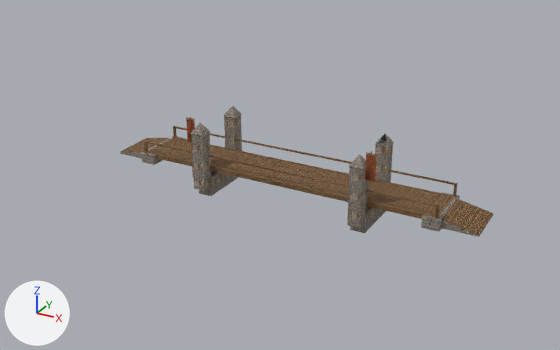
What one commit did to the glTF model godot/project/assets/forest_rescue/landmarks/lf_env_bridge27m_LOD2.glb.
Both versions are drawn from a 50 mm lens placed at (28.2, -53.1, 27.2), pointed at (1.1, -3.8, 2.5). Lighting does not change. The marker at lower left points along +X, +Y and +Z. The picture after the commit comes second. Where no turn or scale is listed for an object, it has been applied to the vertices. Vertices at exactly the same position are counted once.

Names of what the first picture shows: 'lf_env_bridge27m_LOD2'.
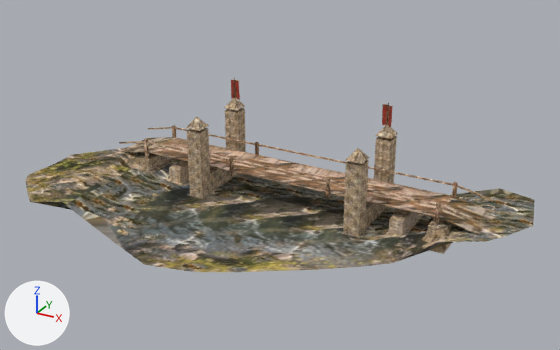
Pixel boxes [x1, y1, x2, y2] of what changed, in the pictures (560 x 350 px):
'lf_env_bridge27m_base_LOD2', added: after [26, 147, 535, 272]
'lf_env_bridge27m_LOD2', reshaped (34% taller): before [120, 106, 493, 237]; after [119, 78, 493, 254]
part 1 of me_lf_env_bridge27m_lod2, rebuilt: before [199, 171, 238, 196]; after [210, 167, 238, 192]
part 2 of me_lf_env_bridge27m_lod2, rebuilt: before [350, 207, 386, 233]; after [365, 202, 386, 229]
part 3 of me_lf_env_bridge27m_lod2, rebuilt (19% wider, 18% taller): before [191, 132, 211, 191]; after [187, 128, 211, 198]
part 4 of me_lf_env_bridge27m_lod2, rebuilt: before [224, 115, 242, 151]; after [225, 108, 246, 174]
part 5 of me_lf_env_bridge27m_lod2, rebuilt (23% wider, 26% taller): before [347, 167, 368, 228]; after [343, 160, 369, 237]
part 6 of me_lf_env_bridge27m_lod2, rebuilt: before [375, 140, 393, 182]; after [374, 136, 397, 208]
part 7 of me_lf_env_bridge27m_lod2, rebuilt: before [146, 141, 437, 206]; after [147, 141, 436, 206]
part 8 of me_lf_env_bridge27m_lod2, rebuilt: before [175, 126, 454, 185]; after [175, 127, 453, 186]
part 9 of me_lf_env_bridge27m_lod2, rebuilt (not visible before): after [148, 137, 453, 217]
part 10 of me_lf_env_bridge27m_lod2, deleted: before [186, 106, 394, 218]
part 11 of me_lf_env_bridge27m_lod2, built on: before [120, 126, 493, 237]; after [119, 78, 493, 254]

What changed in the scene script:
```text
Change me_lf_env_bridge27m_lod2:
    remove me_lf_env_bridge27m_lod2.from_pydata(...)  # 296 vertices, 392 faces; spans x -16.7..16.7, y -3.2..3.2, z -1.7..5.5
    remove me_lf_env_bridge27m_lod2.materials.append(mat_lm_stone)
    remove me_lf_env_bridge27m_lod2.materials.append(mat_lm_wood)
    remove me_lf_env_bridge27m_lod2.materials.append(mat_lm_misc)
    add me_lf_env_bridge27m_lod2.from_pydata(...)  # 280 vertices, 322 faces; spans x -16.7..16.7, y -3.7..3.7, z -1.8..7.6
    me_lf_env_bridge27m_lod2 part 1: the loose piece of 8 vertices spanning x -7.9..-6.6, y -2.3..2.3, z -1.7..0.1 is rebuilt with 8 vertices and now spans x -7.8..-6.7, y -2.3..2.3, z -1.8..0.4, in mat_lf_env_bridge27m_lod2_stone (picture img_lf_env_bridge27m_lod2_c)
    me_lf_env_bridge27m_lod2 part 2: the loose piece of 8 vertices spanning x 6.6..7.9, y -2.3..2.3, z -1.6..0.1 is rebuilt with 8 vertices and now spans x 6.7..7.8, y -2.3..2.3, z -1.8..0.4, in mat_lf_env_bridge27m_lod2_stone (picture img_lf_env_bridge27m_lod2_c)
    me_lf_env_bridge27m_lod2 part 3: the loose piece of 8 vertices spanning x -7.8..-6.7, y -3.1..-2.0, z -0.9..4.2 is rebuilt with 8 vertices and now spans x -7.9..-6.6, y -3.6..-2.3, z -1.8..4.6, in mat_lf_env_bridge27m_lod2_stone (picture img_lf_env_bridge27m_lod2_c)
    me_lf_env_bridge27m_lod2 part 4: the loose piece of 8 vertices spanning x -7.8..-6.7, y 2.0..3.1, z -0.9..4.2 is rebuilt with 8 vertices and now spans x -7.9..-6.6, y 2.3..3.6, z -1.8..4.6, in mat_lf_env_bridge27m_lod2_stone (picture img_lf_env_bridge27m_lod2_c)
    me_lf_env_bridge27m_lod2 part 5: the loose piece of 8 vertices spanning x 6.7..7.8, y -3.1..-2.0, z -0.8..4.2 is rebuilt with 8 vertices and now spans x 6.6..7.9, y -3.6..-2.3, z -1.8..4.6, in mat_lf_env_bridge27m_lod2_stone (picture img_lf_env_bridge27m_lod2_c)
    me_lf_env_bridge27m_lod2 part 6: the loose piece of 8 vertices spanning x 6.7..7.8, y 2.0..3.1, z -0.8..4.2 is rebuilt with 8 vertices and now spans x 6.6..7.9, y 2.3..3.6, z -1.8..4.6, in mat_lf_env_bridge27m_lod2_stone (picture img_lf_env_bridge27m_lod2_c)
    me_lf_env_bridge27m_lod2 part 7: the loose piece of 8 vertices spanning x -13.6..13.6, y -2.3..-2.1, z 2.0..2.1 is rebuilt with 8 vertices and now spans x -13.5..13.5, y -2.2..-2.0, z 2.0..2.1, in mat_lf_env_bridge27m_lod2_wood (picture img_lf_env_bridge27m_lod2_c)
    me_lf_env_bridge27m_lod2 part 8: the loose piece of 8 vertices spanning x -13.6..13.6, y 2.1..2.3, z 2.0..2.1 is rebuilt with 8 vertices and now spans x -13.5..13.5, y 2.0..2.2, z 2.0..2.1, in mat_lf_env_bridge27m_lod2_wood (picture img_lf_env_bridge27m_lod2_c)
    me_lf_env_bridge27m_lod2 part 9: the loose piece of 8 vertices spanning x -13.5..13.5, y -1.6..-1.4, z 0.7..1.0 is rebuilt with 8 vertices and now spans x -13.5..13.5, y -2.1..2.1, z 1.0..1.1, in mat_lf_env_bridge27m_lod2_wood (picture img_lf_env_bridge27m_lod2_c)
    me_lf_env_bridge27m_lod2 part 10: 18 loose pieces with 122 vertices, spanning x -8.6..8.6, y -3.2..3.2, z -0.1..5.5, are deleted
    me_lf_env_bridge27m_lod2 part 11: 84 vertices removed from x -16.7..16.7, y -2.5..2.5, z 0.1..2.2; 190 vertices added at x -16.6..16.7, y -3.7..3.7, z -1.8..7.6
    add me_lf_env_bridge27m_lod2.materials.append(mat_lf_env_bridge27m_lod2_cloth)  # picture img_lf_env_bridge27m_lod2_c
    add me_lf_env_bridge27m_lod2.materials.append(mat_lf_env_bridge27m_lod2_metal)  # picture img_lf_env_bridge27m_lod2_c
    add me_lf_env_bridge27m_lod2.materials.append(mat_lf_env_bridge27m_lod2_stone)  # picture img_lf_env_bridge27m_lod2_c
    add me_lf_env_bridge27m_lod2.materials.append(mat_lf_env_bridge27m_lod2_wood)  # picture img_lf_env_bridge27m_lod2_c
Add ob_lf_env_bridge27m_base_lod2:
    ob_lf_env_bridge27m_base_lod2 = bpy.data.objects.new('lf_env_bridge27m_base_LOD2', me_lf_env_bridge27m_base_lod2)  # 71 vertices, 106 faces; spans x -20.0..19.9, y -15.0..6.5, z -1.3..0.5; in mat_lf_env_bridge27m_lod2_ground (picture img_lf_env_bridge27m_lod2_c)
    ob_lf_env_bridge27m_base_lod2.location = (0.0, 0.0, 0.0)
```
